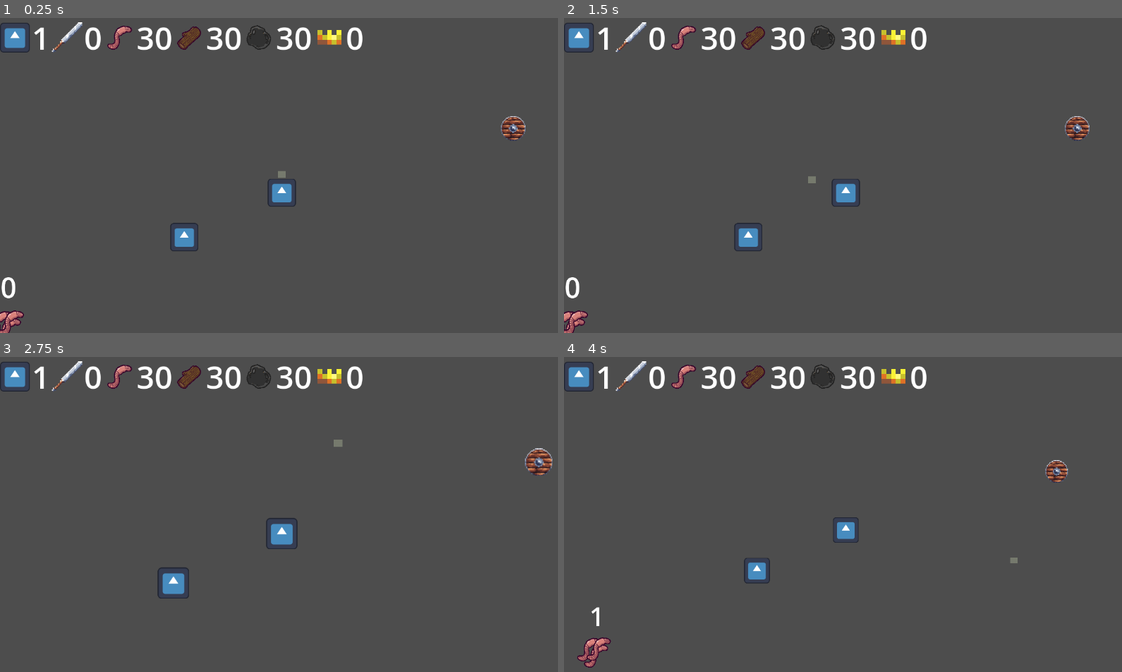
Above: before the commit, frames 1-4 (two rows, left to right).
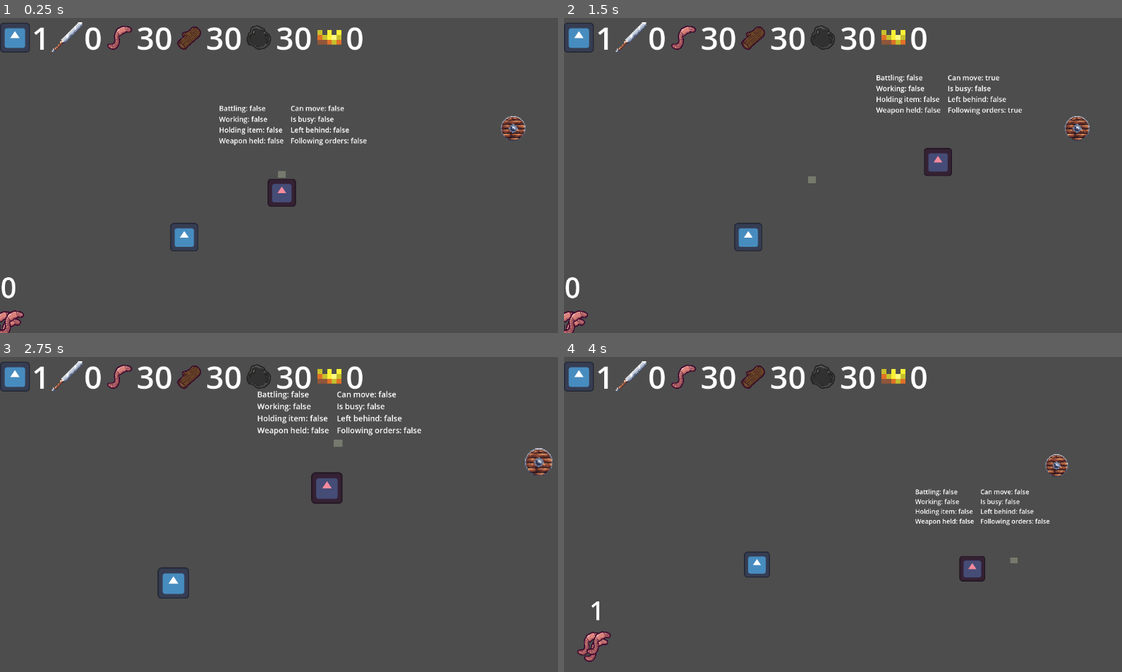
Above: after the commit, the same moments.

Repository: pradoh97/horde
Game: Godot game, scene res://level.tscn
The game is run twice, just before and just after one commit, with the same random seed, the same clock (stepped at 60 frames per second) and the same inputs. The engine's default icon, where the game draws it, is replaced by a stand-in: a white triangle on a blue panel in a dark square.
Inputs (mouse positions are in pixels of both pictures, inside the frame that each line leads up to):
- Up to frame 1 (0.25 s): no input
- Up to frame 2 (1.5 s): tap Enter at 0.5 s; move the mouse to (971, 159) at 0.52 s; press the mouse at (971, 159) at 0.53 s; release the mouse at (971, 159) at 1.25 s; drag from (731, 191) to (971, 159) at 1.27 s
- Up to frame 3 (2.75 s): move the mouse to (340, 445) at 2.02 s; hold Mouse wheel up (mouse_scroll_up) from 2.03 s (still down); click (340, 445) at 2.17 s
- Up to frame 4 (4 s): release Mouse wheel up (mouse_scroll_up) at 2.75 s; drag from (815, 577) to (1105, 460) at 2.77 s; move the mouse to (1015, 561) at 3.52 s; hold Mouse wheel down (mouse_scroll_down) from 3.53 s (still down); click (1015, 561) at 3.67 s

The runs differ from the first frame. In frame 1, 1.2% of the frame differs, in the area x 39-66%, y 27-60%; in frame 2, 1.5%; in frame 3, 1.8%; in frame 4, 2.1%, in the area x 2-91%, y 30-99%.
Error before the commit: Invalid call. Nonexistent function 'become_leader' in base 'CharacterBody2D (Minion)'. (res://army/army.gd:113)

Commit message:
Add debug labels

Diff:
--- a/minion/minion.gd
+++ b/minion/minion.gd
@@ -17,6 +17,8 @@
 var interrupt_work: bool = false
 var is_leading: bool = false
 var leader: Minion = null
+var can_move := false
+var is_busy := false
 var following_orders: bool = false
 var reached_destination: bool = false
 var army: Army = null
@@ -27,6 +29,8 @@
 var weapon_held: Weapon = null
 var working: bool = false
 var work_zone_position: Vector2 = Vector2.ZERO
+var target_enemy = null
+var battling := false
 
 func _ready():
 	set_physics_process(false)
@@ -34,16 +38,18 @@
 static func new_minion() -> Minion:
 	return minion_scene.instantiate()
 
-
 func _physics_process(_delta):
 	left_behind = not is_leading and global_position.distance_to(leader.global_position) >= distance_treshold
 	interrupt_work = (not is_leading and global_position.distance_to(leader.global_position) >= distance_treshold * work_distance_treshold_factor) or (is_leading and working and global_position.distance_to(work_zone_position) >= distance_treshold * work_distance_treshold_factor)
+
+	is_busy = (working or battling) and not is_leading
+	can_move = not is_busy and (left_behind or following_orders and not reached_destination)
 
 	if interrupt_work:
 		stop_work()
 
 	# Set the direction and velocity
-	if not (working and not is_leading) and (following_orders and not reached_destination or left_behind):
+	if can_move:
 		var leader_direction: Vector2
 		if not is_leading:
 			leader_direction = (leader.global_position - global_position).normalized()
@@ -63,6 +69,17 @@
 			velocity = velocity.normalized() * max_speed
 
 	move_and_slide()
+	set_debug()
+
+func set_debug():
+	%State/Properties1/Battling.text = "Battling: " + str(battling)
+	%State/Properties1/Working.text = "Working: " + str(working)
+	%State/Properties1/HoldingItem.text = "Holding item: " + str(resource_held != null)
+	%State/Properties1/Armed.text = "Weapon held: " + str(weapon_held != null)
+	%State/Properties2/CanMove.text = "Can move: " + str(can_move)
+	%State/Properties2/IsBusy.text = "Is busy: " + str(is_busy)
+	%State/Properties2/LeftBehind.text = "Left behind: " + str(left_behind)
+	%State/Properties2/FollowingOrders.text = "Following orders: " + str(following_orders)
 
 func be_commanded():
 	if not following_orders:
@@ -75,6 +92,10 @@
 		$AnimationPlayer.play("disbanded")
 	following_orders = false
 	reached_destination = false
+
+func become_leader():
+	$Sprite2D.self_modulate = Color("#f68a9e")
+	is_leading = true
 
 func work():
 	working = true
@@ -130,7 +151,12 @@
 
 func convert_to_king():
 	army.get_level().update_king_count(+1)
-	$Crown.visible = true
+	%Crown.visible = true
+
+func engage_fight(enemy):
+	if not target_enemy:
+		target_enemy = enemy
+		battling = true
 
 func _on_infect_area_area_entered(area):
 	#Minion in the army hits an unregistered minion. To join the hitting minion has to be in an army and the minion being hit does not.
@@ -147,7 +173,6 @@
 			minion.enable_collision()
 			army.recruit_minion(minion)
 
-
 func _on_activity_animations_animation_finished(_anim_name):
 	stop_work()
 	work_done.emit()
--- a/minion/minion.tscn
+++ b/minion/minion.tscn
@@ -173,42 +173,43 @@
 [node name="Sprite2D" type="Sprite2D" parent="."]
 texture = ExtResource("2_war54")
 
-[node name="CollisionShape2D" type="CollisionShape2D" parent="."]
-shape = SubResource("RectangleShape2D_vonw3")
-
-[node name="AnimationPlayer" type="AnimationPlayer" parent="."]
-libraries = {
-&"": SubResource("AnimationLibrary_f2txt")
-}
-
-[node name="InfectArea" type="Area2D" parent="."]
-collision_layer = 8
-collision_mask = 8
-
-[node name="CollisionShape2D" type="CollisionShape2D" parent="InfectArea"]
-shape = SubResource("RectangleShape2D_ywcdx")
-
-[node name="DestinationArea" type="Area2D" parent="."]
-collision_layer = 16
-collision_mask = 512
-
-[node name="CollisionShape2D" type="CollisionShape2D" parent="DestinationArea"]
-shape = SubResource("RectangleShape2D_cpaw6")
-
-[node name="Resource" type="Sprite2D" parent="."]
+[node name="Resource" type="Sprite2D" parent="Sprite2D"]
 unique_name_in_owner = true
 position = Vector2(-142, 0)
 scale = Vector2(0.1, 0.1)
 
-[node name="Crown" type="Sprite2D" parent="."]
+[node name="Crown" type="Sprite2D" parent="Sprite2D"]
+unique_name_in_owner = true
 visible = false
 position = Vector2(-1.9999999, -36)
 scale = Vector2(0.46875, 0.453125)
 texture = ExtResource("3_q51ak")
 
-[node name="Weapon" type="Sprite2D" parent="."]
+[node name="Weapon" type="Sprite2D" parent="Sprite2D"]
 unique_name_in_owner = true
 position = Vector2(142, 0)
+
+[node name="CollisionShape2D" type="CollisionShape2D" parent="."]
+shape = SubResource("RectangleShape2D_vonw3")
+
+[node name="AnimationPlayer" type="AnimationPlayer" parent="."]
+libraries = {
+&"": SubResource("AnimationLibrary_f2txt")
+}
+
+[node name="InfectArea" type="Area2D" parent="."]
+collision_layer = 8
+collision_mask = 8
+
+[node name="CollisionShape2D" type="CollisionShape2D" parent="InfectArea"]
+shape = SubResource("RectangleShape2D_ywcdx")
+
+[node name="DestinationArea" type="Area2D" parent="."]
+collision_layer = 16
+collision_mask = 512
+
+[node name="CollisionShape2D" type="CollisionShape2D" parent="DestinationArea"]
+shape = SubResource("RectangleShape2D_cpaw6")
 
 [node name="ActivityAnimations" type="AnimationPlayer" parent="."]
 libraries = {
@@ -217,6 +218,7 @@
 
 [node name="ActivityProgress" type="ProgressBar" parent="."]
 visible = false
+z_index = 20
 clip_contents = true
 offset_left = -56.0
 offset_top = -129.0
@@ -226,5 +228,53 @@
 step = 1.0
 show_percentage = false
 
+[node name="State" type="HBoxContainer" parent="."]
+unique_name_in_owner = true
+anchors_preset = 10
+anchor_right = 1.0
+offset_top = -406.0
+offset_right = 100.0
+offset_bottom = -130.0
+grow_horizontal = 2
+theme_override_constants/separation = 32
+
+[node name="Properties1" type="VBoxContainer" parent="State"]
+layout_mode = 2
+
+[node name="Battling" type="Label" parent="State/Properties1"]
+layout_mode = 2
+theme_override_font_sizes/font_size = 32
+
+[node name="Working" type="Label" parent="State/Properties1"]
+layout_mode = 2
+theme_override_font_sizes/font_size = 32
+
+[node name="HoldingItem" type="Label" parent="State/Properties1"]
+layout_mode = 2
+theme_override_font_sizes/font_size = 32
+
+[node name="Armed" type="Label" parent="State/Properties1"]
+layout_mode = 2
+theme_override_font_sizes/font_size = 32
+
+[node name="Properties2" type="VBoxContainer" parent="State"]
+layout_mode = 2
+
+[node name="CanMove" type="Label" parent="State/Properties2"]
+layout_mode = 2
+theme_override_font_sizes/font_size = 32
+
+[node name="IsBusy" type="Label" parent="State/Properties2"]
+layout_mode = 2
+theme_override_font_sizes/font_size = 32
+
+[node name="LeftBehind" type="Label" parent="State/Properties2"]
+layout_mode = 2
+theme_override_font_sizes/font_size = 32
+
+[node name="FollowingOrders" type="Label" parent="State/Properties2"]
+layout_mode = 2
+theme_override_font_sizes/font_size = 32
+
 [connection signal="area_entered" from="InfectArea" to="." method="_on_infect_area_area_entered"]
 [connection signal="animation_finished" from="ActivityAnimations" to="." method="_on_activity_animations_animation_finished"]
